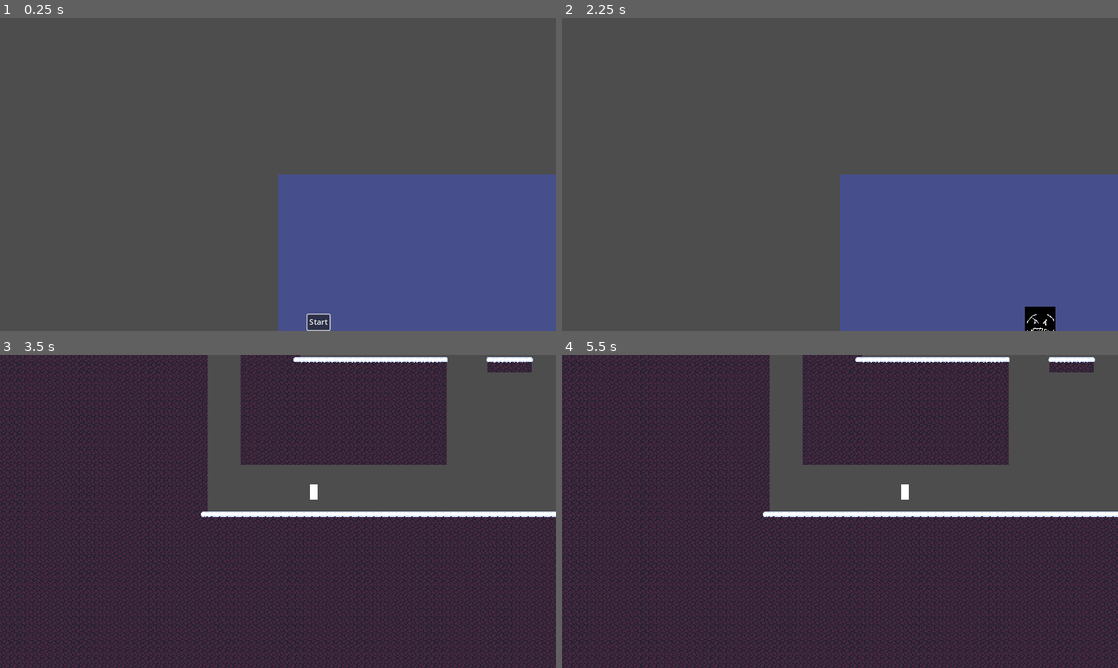
Above: before the commit, frames 1-4 (two rows, left to right).
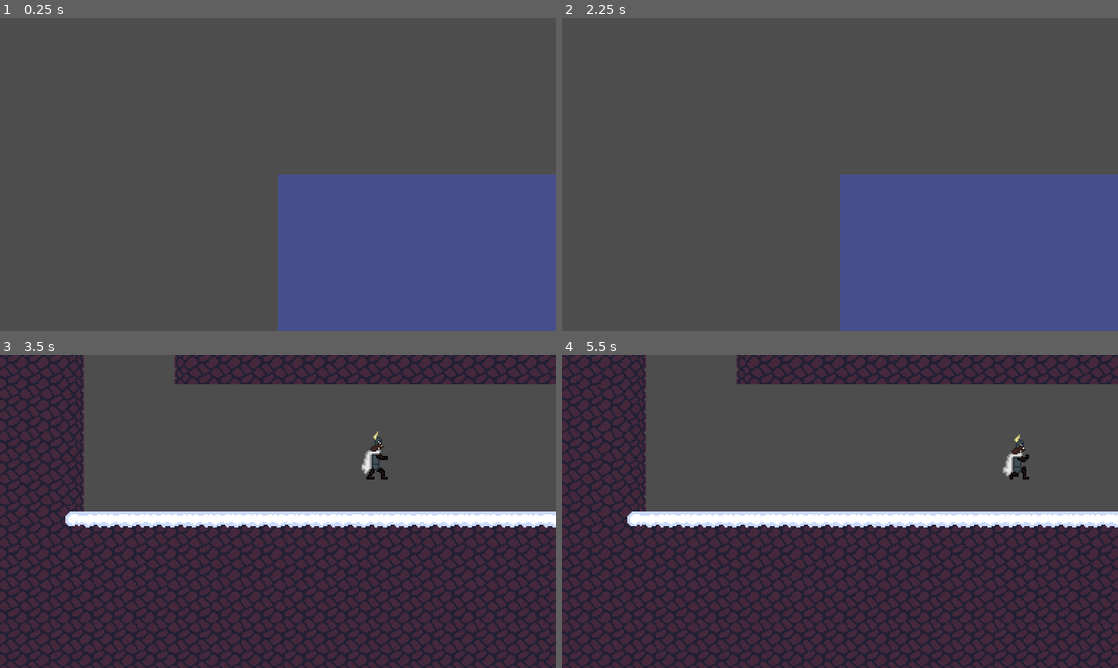
Above: after the commit, the same moments.

Repository: Tooffeer/1st-Semester-Creative-Project
Game: Godot game, scene res://Scenes/Main/main.tscn
The game is run twice, just before and just after one commit, with the same random seed, the same clock (stepped at 60 frames per second) and the same inputs.
Inputs (mouse positions are in pixels of both pictures, inside the frame that each line leads up to):
- Up to frame 1 (0.25 s): no input
- Up to frame 2 (2.25 s): click (878, 321) at 0.5 s, where only the run before the commit has a clickable "Start"; click (878, 321) at 1.25 s, where only the run before the commit has a clickable "Start"; tap Enter (ui_accept) at 2 s; hold D (right) from 2.03 s (still down)
- Up to frame 3 (3.5 s): keep holding D (right); tap Space (jump) at 2.27, 3.02 s; tap Enter (ui_accept) at 2.75 s
- Up to frame 4 (5.5 s): release D (right) at 3.53 s; hold A (left) 3.53-4.28 s; hold D (right) from 4.28 s (still down); tap Space (jump) at 4.52, 5.27 s

The runs differ from the first frame. In frame 1, 0.2% of the frame differs, in the area x 55-60%, y 94-100%; in frame 2, 0.4%; in frame 3, 54%; in frame 4, 54%, in the area x 0-100%, y 0-100%.
Error before the commit: Invalid operands 'float' and 'Vector2' in operator '+'. (res://Scenes/Game/Player2D/player.gd:59)
Error after the commit: Invalid operands 'float' and 'Vector2' in operator '+'. (res://Scenes/Game/Player2D/player.gd:63)

Commit message:
Added Idle Animation

Diff:
--- a/1st Semester Creative Project/Scenes/Game/Player2D/player.gd
+++ b/1st Semester Creative Project/Scenes/Game/Player2D/player.gd
@@ -22,8 +22,11 @@
 
 var canJump : bool = true
 var coyoteTimer = 0.0
+var isWallSliding : bool
 
-var isWallSliding : bool
+# Animation
+var states = ["Idling", "Running", "Jumping", "Falling", "Attacking"]
+var currentState = states[0]
 
 func _ready():
 	# When player scene is created
@@ -48,6 +51,7 @@
 		velocity.y = 300
 
 	move_and_slide()
+	stateMachine()
 
 	# Health system
 	if playerHealth <= 0:
@@ -103,3 +107,16 @@
 func die():
 	# Removes the player scene
 	queue_free()
+
+func stateMachine():
+	if (velocity.x == 0 and velocity.y == 0):
+		currentState = states[0]
+
+	if velocity.x > 0:
+		$AnimatedSprite2D.flip_h = false
+	elif velocity.x < 0:
+		$AnimatedSprite2D.flip_h = true
+
+	if currentState == states[0]:
+
+		$AnimatedSprite2D.play("Idle")
--- a/1st Semester Creative Project/Scenes/Game/Player2D/player.tscn
+++ b/1st Semester Creative Project/Scenes/Game/Player2D/player.tscn
@@ -1,18 +1,56 @@
-[gd_scene load_steps=4 format=3 uid="uid://b1s7r5gcfoqk4"]
+[gd_scene load_steps=9 format=3 uid="uid://b1s7r5gcfoqk4"]
 
 [ext_resource type="Script" path="res://Scenes/Game/Player2D/player.gd" id="1_ede4o"]
+[ext_resource type="Texture2D" uid="uid://cpcf4jejgwgum" path="res://Assets/Beowulf Spritesheet - Copy-Sheet.png" id="2_w02we"]
 
 [sub_resource type="RectangleShape2D" id="RectangleShape2D_vaaau"]
-size = Vector2(16, 32)
+size = Vector2(16, 31)
 
-[sub_resource type="QuadMesh" id="QuadMesh_2vj0m"]
-size = Vector2(16, 32)
+[sub_resource type="AtlasTexture" id="AtlasTexture_3sljx"]
+atlas = ExtResource("2_w02we")
+region = Rect2(0, 0, 20, 36)
+
+[sub_resource type="AtlasTexture" id="AtlasTexture_l6seo"]
+atlas = ExtResource("2_w02we")
+region = Rect2(20, 0, 20, 36)
+
+[sub_resource type="AtlasTexture" id="AtlasTexture_55r76"]
+atlas = ExtResource("2_w02we")
+region = Rect2(40, 0, 20, 36)
+
+[sub_resource type="AtlasTexture" id="AtlasTexture_dmws1"]
+atlas = ExtResource("2_w02we")
+region = Rect2(60, 0, 20, 36)
+
+[sub_resource type="SpriteFrames" id="SpriteFrames_inid1"]
+animations = [{
+"frames": [{
+"duration": 1.0,
+"texture": SubResource("AtlasTexture_3sljx")
+}, {
+"duration": 1.0,
+"texture": SubResource("AtlasTexture_l6seo")
+}, {
+"duration": 1.0,
+"texture": SubResource("AtlasTexture_55r76")
+}, {
+"duration": 1.0,
+"texture": SubResource("AtlasTexture_dmws1")
+}],
+"loop": true,
+"name": &"Idle",
+"speed": 5.0
+}]
 
 [node name="Player" type="CharacterBody2D"]
 script = ExtResource("1_ede4o")
 
 [node name="CollisionShape2D" type="CollisionShape2D" parent="."]
+position = Vector2(0, 0.5)
 shape = SubResource("RectangleShape2D_vaaau")
 
-[node name="MeshInstance2D" type="MeshInstance2D" parent="."]
-mesh = SubResource("QuadMesh_2vj0m")
+[node name="AnimatedSprite2D" type="AnimatedSprite2D" parent="."]
+position = Vector2(-2, -2)
+sprite_frames = SubResource("SpriteFrames_inid1")
+animation = &"Idle"
+frame_progress = 0.552081
--- a/1st Semester Creative Project/Scenes/Game/game.tscn
+++ b/1st Semester Creative Project/Scenes/Game/game.tscn
@@ -6,3 +6,5 @@
 script = ExtResource("1_4barx")
 
 [node name="Camera2D" type="Camera2D" parent="."]
+zoom = Vector2(2.75, 2.75)
+drag_horizontal_enabled = true
Binary file added: 1st Semester Creative Project/Assets/Beowulf Spritesheet - Copy-Sheet.png
Not shown, added: 1st Semester Creative Project/Assets/Beowulf Spritesheet - Copy-Sheet.png.import
Not shown, added: Aseprite Files/Beowulf Spritesheet - Copy.aseprite
